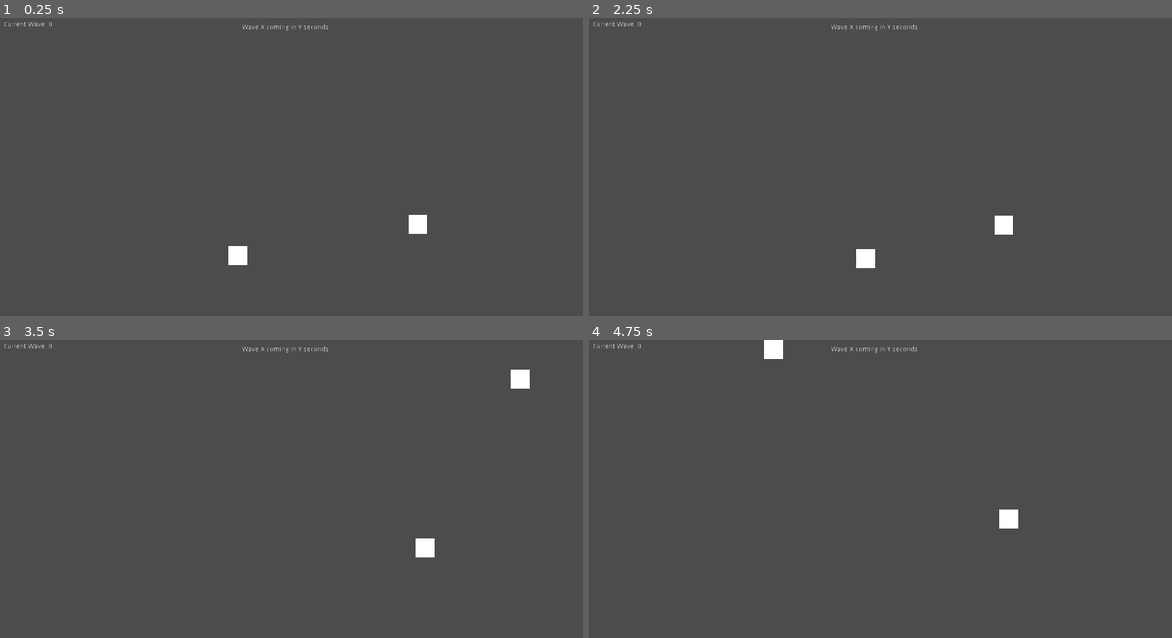
Above: before the commit, frames 1-4 (two rows, left to right).
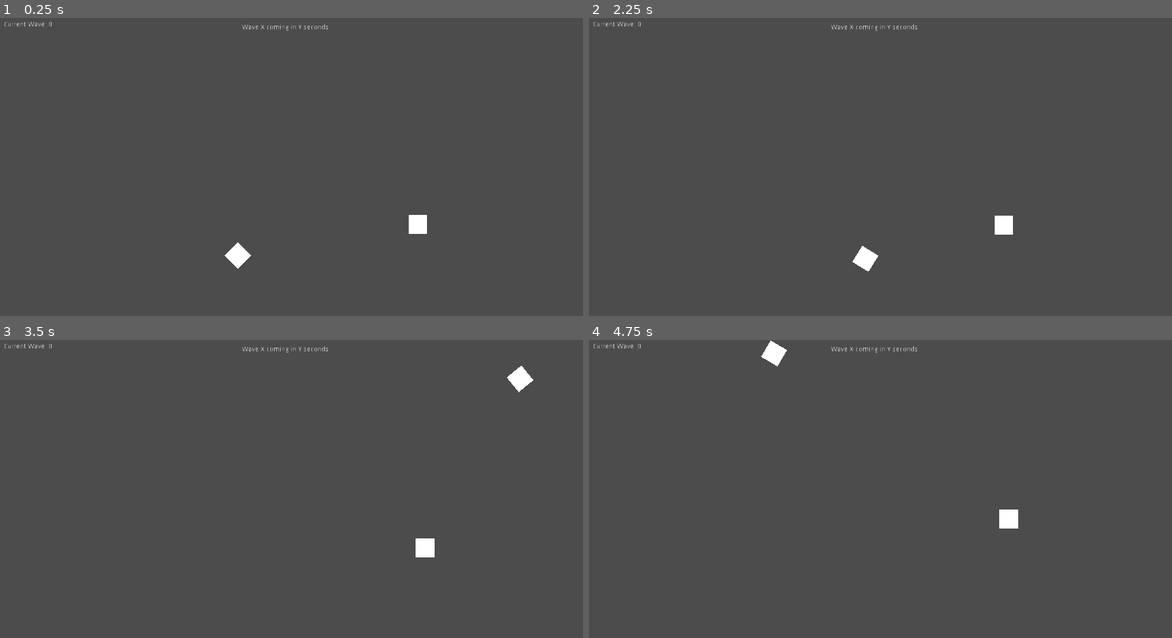
Above: after the commit, the same moments.

Repository: Noviv/BismarkUnchained
Game: Godot game, scene res://scenes/Main/Main.tscn
The game is run twice, just before and just after one commit, with the same random seed, the same clock (stepped at 60 frames per second) and the same inputs.
Inputs (mouse positions are in pixels of both pictures, inside the frame that each line leads up to):
- Up to frame 1 (0.25 s): no input
- Up to frame 2 (2.25 s): tap Enter at 0.5, 2 s; move the mouse to (1026, 172) at 0.52 s; hold D (player_right) 0.53-1.28 s; tap Space at 1.25 s; move the mouse to (769, 205) at 1.27 s; hold S (player_down) 1.28-2.03 s; move the mouse to (956, 113) at 2.02 s; hold D (player_right) from 2.03 s (still down)
- Up to frame 3 (3.5 s): move the mouse to (274, 578) at 2.77 s; release D (player_right) at 2.78 s; hold W (player_up) from 2.78 s (still down)
- Up to frame 4 (4.75 s): move the mouse to (1078, 563) at 3.52 s; release W (player_up) at 3.53 s; hold A (player_left) from 3.53 s (still down); move the mouse to (711, 459) at 4.27 s

The runs differ from the first frame. In frame 1, less than 0.1% of the frame differs, in the area x 38-44%, y 75-85%; in frame 2, less than 0.1%; in frame 3, less than 0.1%; in frame 4, 0.1%, in the area x 29-34%, y 0-9%.

Commit message:
Added rotation code

Diff:
--- a/BismarkUnchained/scenes/Enemy/Enemy.gd
+++ b/BismarkUnchained/scenes/Enemy/Enemy.gd
@@ -7,7 +7,7 @@
 
 func _process(delta):
 	var pos = get_global_position()
-	var player_pos = get_node("../../Player/KinematicBody2D").get_global_position()
+	var player_pos = get_node("../../Player/Player").get_global_position()
 	var dir = (player_pos - pos).normalized()
 	var collision = move_and_collide(dir * get_node("/root/Main").get_time_delta())
 	if collision:
--- a/BismarkUnchained/scenes/Main/Main.gd
+++ b/BismarkUnchained/scenes/Main/Main.gd
@@ -6,6 +6,13 @@
 	return time_delta
 
 func set_time_delta(new_delta):
-	if new_delta < 0 || new_delta > 1:
+	#Need a buffer on new_delta to account for floating point precision errors
+	if new_delta < -0.001 || new_delta > 1.001:
+		print("time_delta out of bounds")
+		print(new_delta)
 		get_tree().quit()
+	if new_delta < 0:
+		new_delta = 0
+	if new_delta > 1:
+		new_delta = 1
 	time_delta = new_delta
--- a/BismarkUnchained/scenes/Player/Player.gd
+++ b/BismarkUnchained/scenes/Player/Player.gd
@@ -5,22 +5,27 @@
 var deadzone = 0.1
 
 var curr_velocity = Vector2(0, 0)
+var controller = false
+var device = -1
 
 func damage():
 	print('hit player')
 
-func move(delta):
+func move_translate(delta):
+	var velocity
+
 	#Controller input
-	var velocity = Vector2(Input.get_joy_axis(0, 0), Input.get_joy_axis(0, 1))
-	if (velocity.length() < deadzone):
-		velocity = Vector2(0, 0)
-	if (velocity.length() > 1):
-		velocity = velocity.normalized()
-	#Cube curving to make small adjustments easier
-	velocity = velocity * velocity * velocity
+	if controller:
+		velocity = Vector2(Input.get_joy_axis(device, 0), Input.get_joy_axis(device, 1))
+		if (velocity.length() < deadzone):
+			velocity = Vector2(0, 0)
+		if (velocity.length() > 1):
+			velocity = velocity.normalized()
+		#Cube curving to make small adjustments easier
+		velocity = velocity * velocity * velocity
 
 	#If no controller input, use keyboard
-	if (velocity.length() == 0):
+	else:
 		velocity = Vector2(0, 0)
 		if Input.is_action_pressed("player_up"):
 			velocity += Vector2(0, -1)
@@ -41,6 +46,8 @@
 		new_velocity = velocity
 	if new_velocity.length() < 0.5 && velocity.length() == 0:
 		new_velocity = velocity
+	if new_velocity.length() > max_velocity:
+		new_velocity = new_velocity.normalized() * max_velocity
 
 	#Executing the movement, setting current velocity for next pass, setting global time_delta
 	velocity = new_velocity
@@ -48,5 +55,47 @@
 	curr_velocity = velocity
 	get_node("/root/Main").set_time_delta(curr_velocity.length() / max_velocity)
 
+func move_rotate():
+	if controller:
+		var direction = Vector2(Input.get_joy_axis(device, 3), Input.get_joy_axis(device, 4))
+		if direction.length() > 0.5:
+			rotate_dir(direction)
+	else:
+		var direction = get_node("../..").get_global_mouse_position() - get_global_position()
+		rotate_dir(direction)
+
+
+func rotate_dir(direction):
+	if direction.x == 0:
+		if direction.y > 0:
+			set_global_rotation(PI / 2)
+		else:
+			set_global_rotation(3 * PI / 2)
+	elif direction.y == 0:
+		if direction.x > 0:
+			set_global_rotation(0)
+		else:
+			set_global_rotation(PI)
+	else:
+		set_global_rotation(atan(direction.y / direction.x))
+
+func _input_method_changed(device_id, connected):
+	if connected:
+		controller = true
+		device = device_id
+	else:
+		controller = false
+
+func _ready():
+	#better way to check if controller exists? maybe should be global
+	if Input.get_joy_name(0):
+		controller = true
+		device = 0
+	else:
+		print("kb")
+		controller = false
+	Input.connect("joy_connection_changed", self, "_input_method_changed")
+
 func _process(delta):
-	move(delta)
+	move_translate(delta)
+	move_rotate()
--- a/BismarkUnchained/scenes/Player/Player.tscn
+++ b/BismarkUnchained/scenes/Player/Player.tscn
@@ -11,11 +11,11 @@
 [node name="Root" type="Node2D"]
 scale = Vector2( 1, 1.00827 )
 
-[node name="KinematicBody2D" type="KinematicBody2D" parent="."]
+[node name="Player" type="KinematicBody2D" parent="."]
 script = ExtResource( 1 )
 
-[node name="MeshInstance2D" type="MeshInstance2D" parent="KinematicBody2D"]
+[node name="PlayerMesh" type="MeshInstance2D" parent="Player"]
 mesh = SubResource( 1 )
 
-[node name="CollisionShape2D" type="CollisionShape2D" parent="KinematicBody2D"]
+[node name="PlayerCollisionShape" type="CollisionShape2D" parent="Player"]
 shape = SubResource( 2 )
